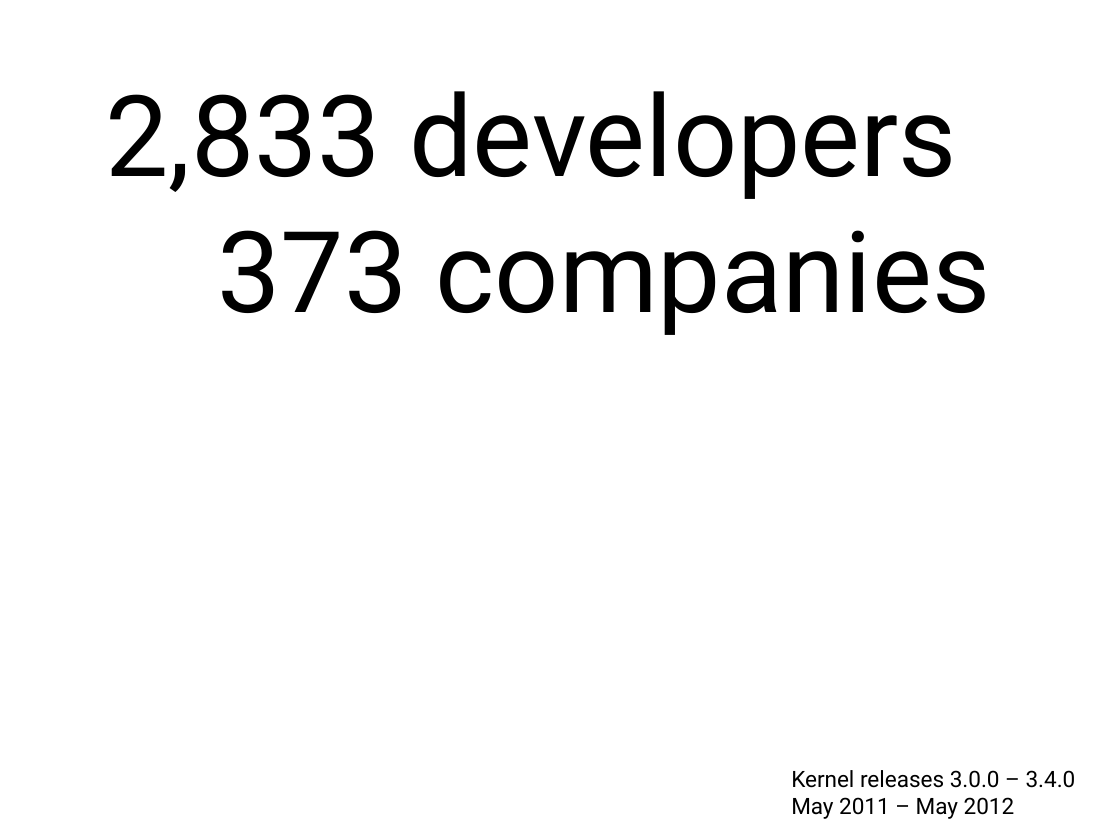
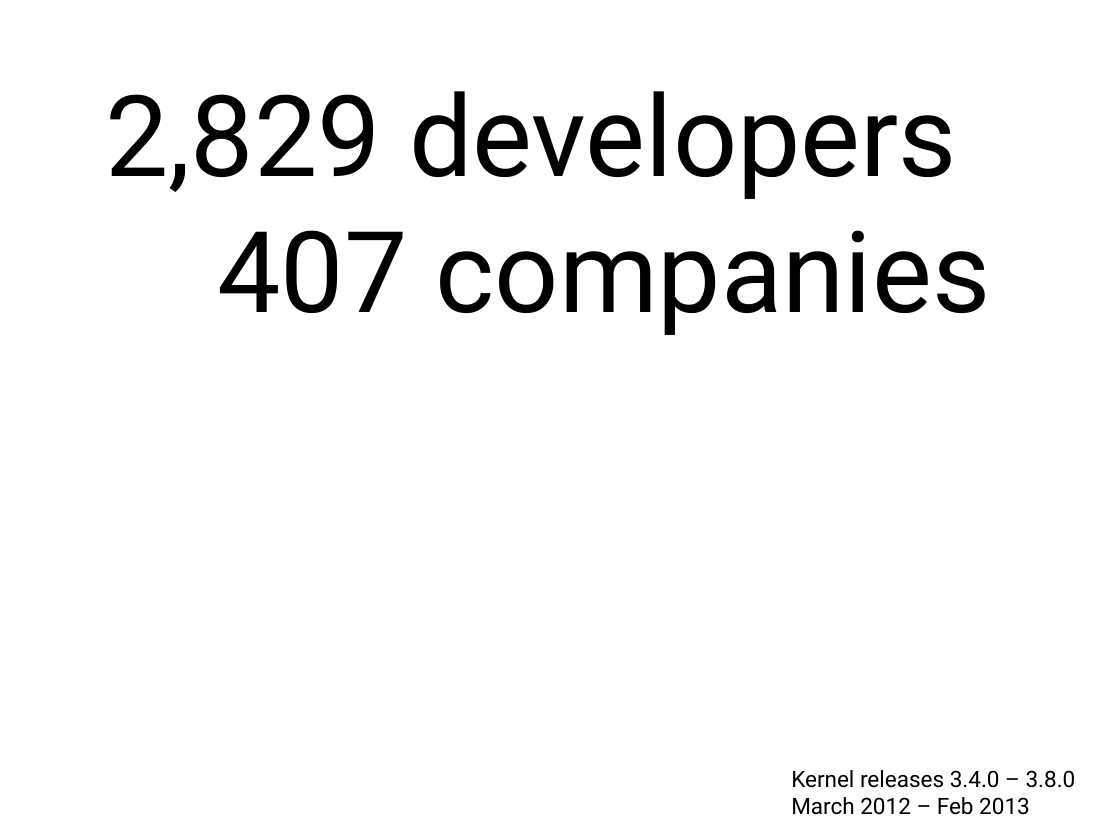
Before and after one commit to gregkh/presentation-linux-maintainer, a slide deck: slide 4 of maintainer.odp (slide 3 before the commit). Drawn at 1120x840 pixels with LibreOffice and Linux fonts; fonts in the diff are those of the drawing. Boxes give left, top, right and bottom in pixels: in the first picture for what was removed or moved away, otherwise in the second. Text is boxed around its words. In the diff, an @@ line names an element or a change of style, - is before the commit and + after.

```diff
--- a/maintainer.odp
+++ b/maintainer.odp
@@ text at bbox=[105, 91, 991, 335]: text changed @@
-2,833 developers
-373 companies
+2,829 developers
+407 companies
@@ text at bbox=[791, 770, 1076, 815]: text changed @@
-Kernel releases 3.0.0 – 3.4.0
-May 2011 – May 2012
+Kernel releases 3.4.0 – 3.8.0
+March 2012 – Feb 2013
```
Also in this commit, not shown: 14 other slides changed, 2 slides added, 1 slide removed, 2 other files.
